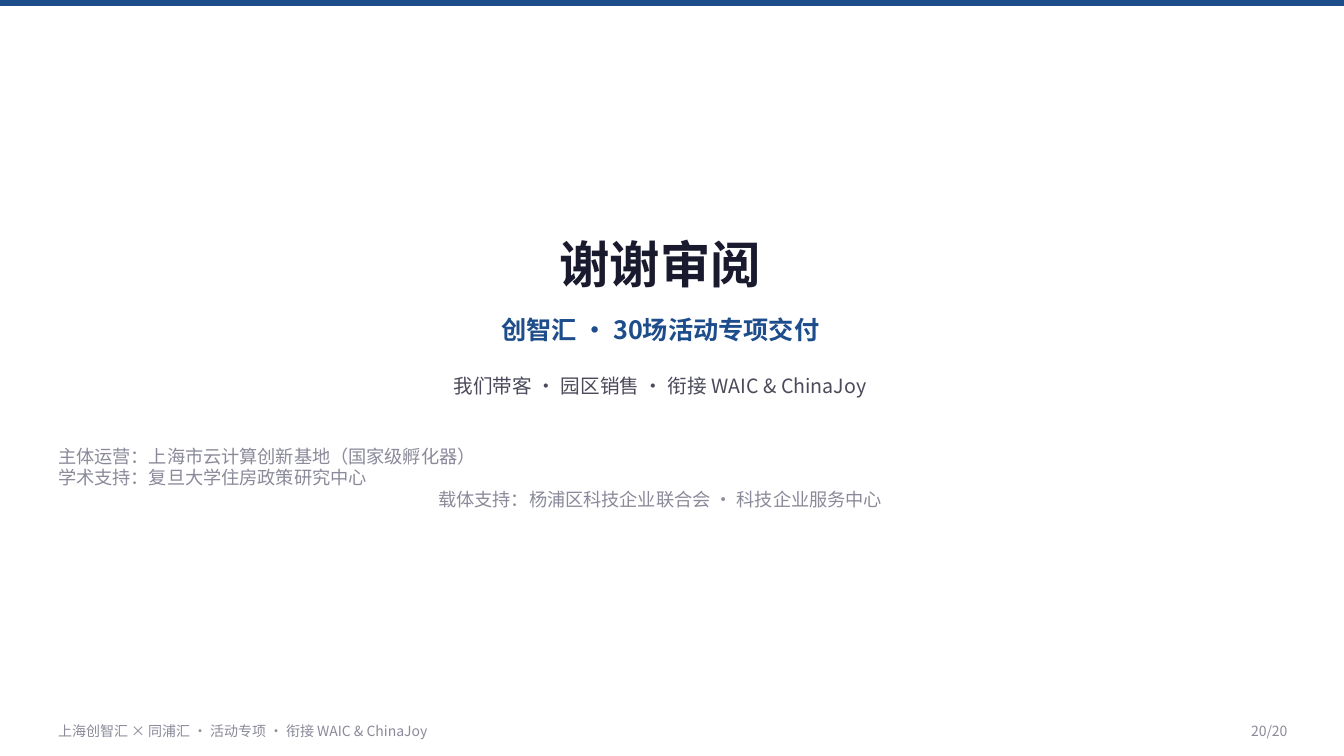
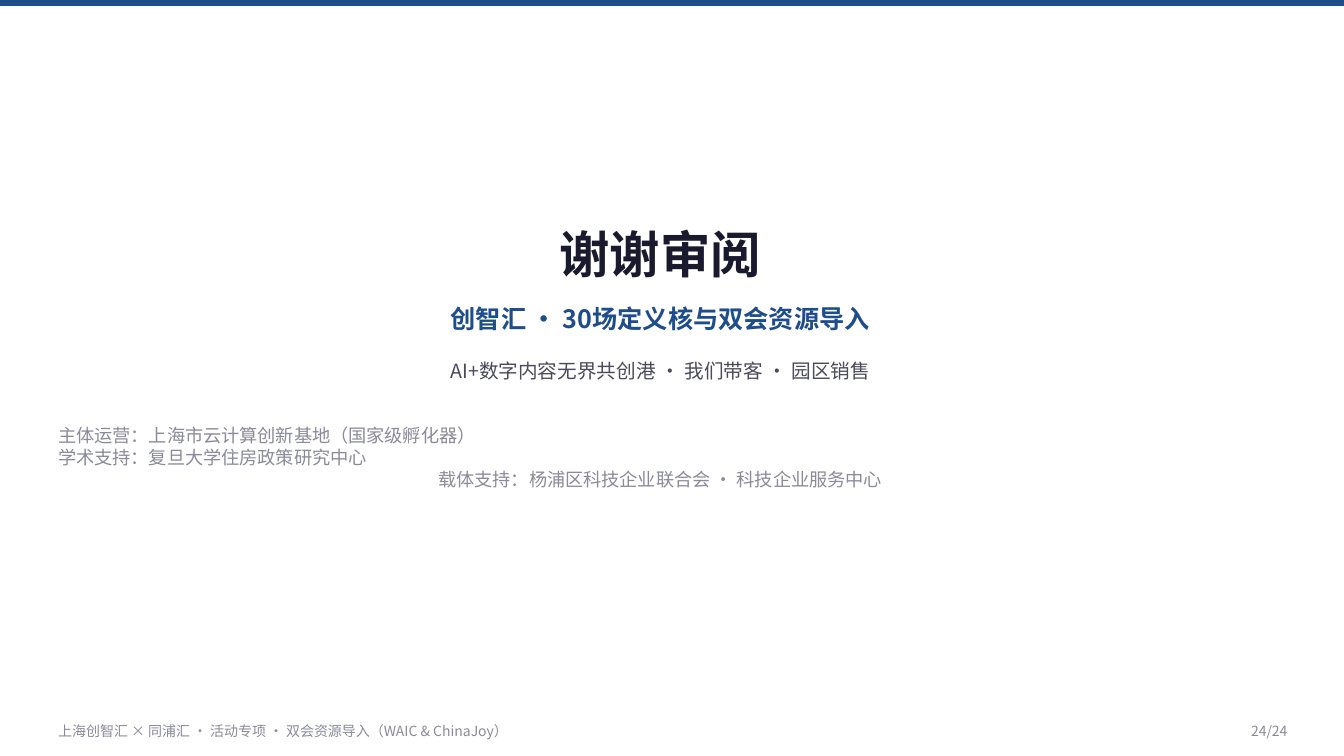
Before and after one commit to hujigang2010-maker/AIDEN, a slide deck: slide 24 of proposal/chuangzhihui-30-events-plan.pptx (slide 20 before the commit). Drawn at 1344x756 pixels with LibreOffice and Linux fonts; fonts in the diff are those of the drawing. Boxes give left, top, right and bottom in pixels: in the first picture for what was removed or moved away, otherwise in the second. Text is boxed around its words. In the diff, an @@ line names an element or a change of style, - is before the commit and + after.

```diff
--- a/proposal/chuangzhihui-30-events-plan.pptx
+++ b/proposal/chuangzhihui-30-events-plan.pptx
@@ text "谢谢审阅": place and size @@
-text "谢谢审阅" at <box>559,239,761,288</box>
+text "谢谢审阅" at <box>559,229,761,278</box>
@@ text at <box>451,306,870,331</box>: text changed @@
-创智汇 · 30场活动专项交付
+创智汇 · 30场定义核与双会资源导入
@@ text at <box>450,361,869,380</box>: text changed @@
-我们带客 · 园区销售 · 衔接 WAIC & ChinaJoy
+AI+数字内容无界共创港 · 我们带客 · 园区销售
@@ text "主体运营：上海市云计算创新基地（国家级孵化器） 学术支持：复旦大学住房政策研究中心 载体支持：杨浦区科技企业联合会 ·  ...": place and size @@
-text "主体运营：上海市云计算创新基地（国家级孵化器） 学术支持：复旦大学住房政策研究中心 载体支持：杨浦区科技企业联合会 ·  ..." at <box>58,447,882,508</box>
+text "主体运营：上海市云计算创新基地（国家级孵化器） 学术支持：复旦大学住房政策研究中心 载体支持：杨浦区科技企业联合会 ·  ..." at <box>58,426,882,488</box>
@@ text at <box>58,724,508,739</box>: text changed @@
-上海创智汇 × 同浦汇 · 活动专项 · 衔接 WAIC & ChinaJoy
+上海创智汇 × 同浦汇 · 活动专项 · 双会资源导入（WAIC & ChinaJoy）
@@ text at <box>1251,725,1287,738</box>: text changed @@
-20/20
+24/24
```
Also in this commit, not shown: 18 other slides changed, 5 slides added, 1 slide removed, 14 other files.
